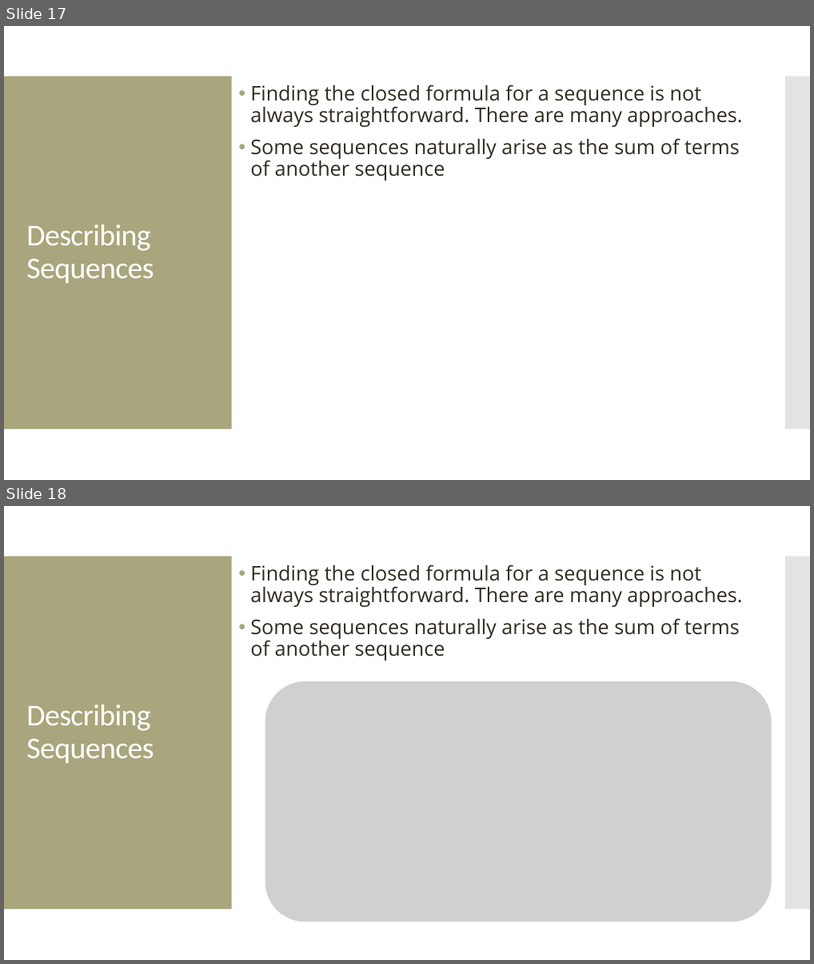
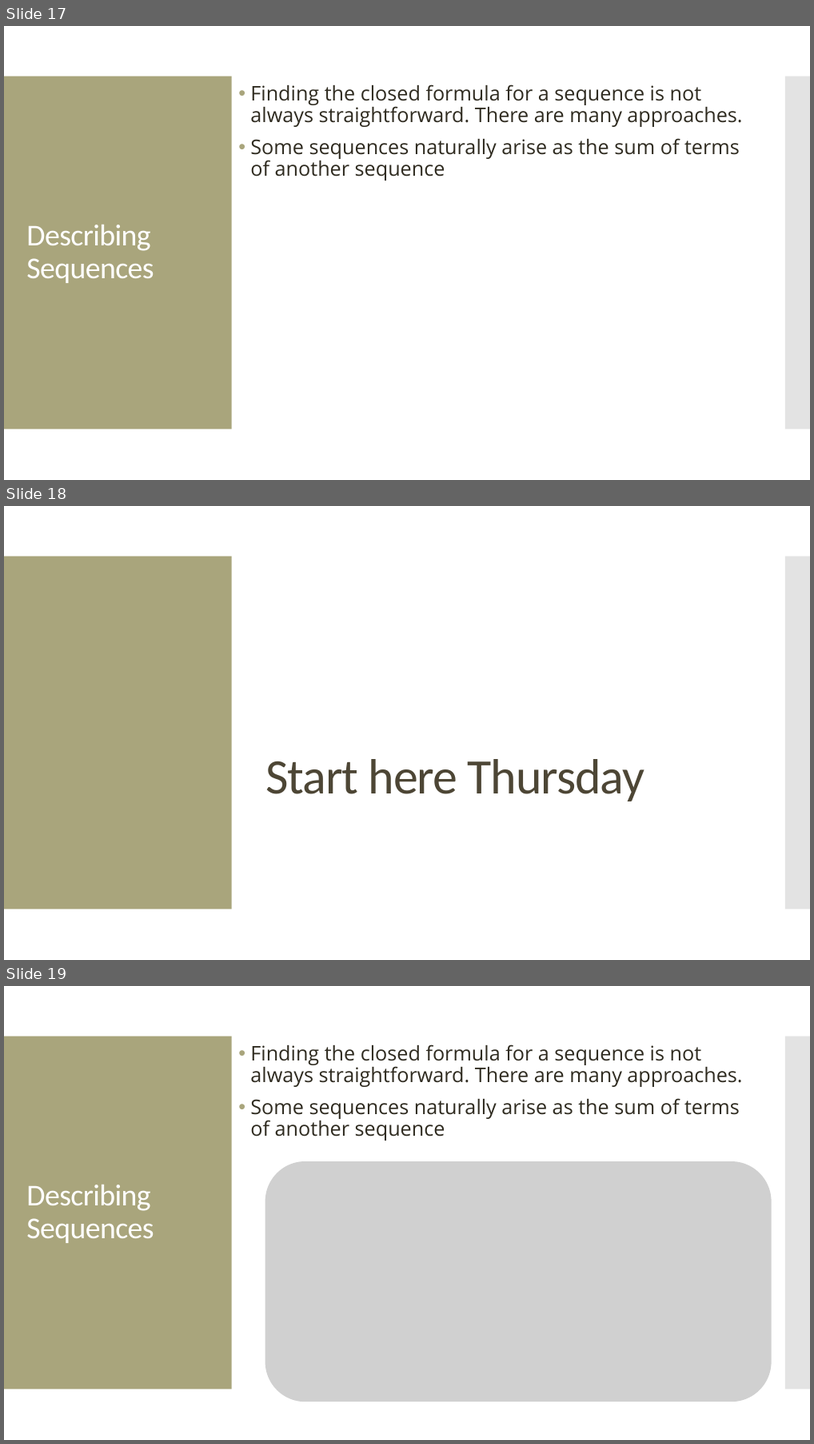
Before and after one commit to amosca01/MATH220-S24, a slide deck: slides/11-sequences-pt1.pptx. Shown one above the other, each under a label of ours: slides 17 and 18 before the commit, slides 17, 18 and 19 after it. The pictures are 814x964 and 814x1444 pixels, drawn with LibreOffice and Linux fonts; fonts in the diff are those of the drawing; grey boxes stand for pictures. Boxes give left, top, right and bottom in pixels: in the first picture for what was removed or moved away, otherwise in the second. Text is boxed around its words. In the diff, an @@ line names an element or a change of style, - is before the commit and + after.

```diff
--- a/slides/11-sequences-pt1.pptx
+++ b/slides/11-sequences-pt1.pptx
@@ slide 18 added at (x1=4, y1=506, x2=810, y2=960), background #FFFFFF; not listed: 2 template elements that a slide beside it also shows @@
@@ title added at (x1=266, y1=759, x2=645, y2=801), 59 pt, text #4D4635 @@
+Start here Thursday
@@ what was slide 18 is now slide 19 @@
```
Also in this commit, not shown: 3 other files.
